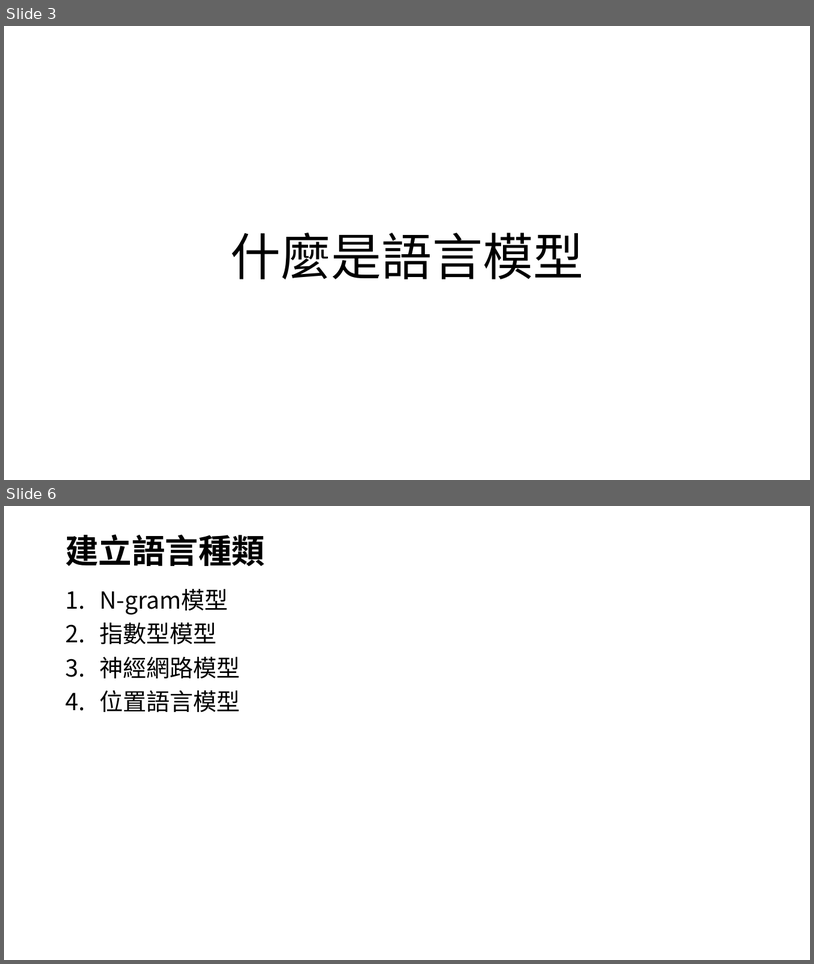
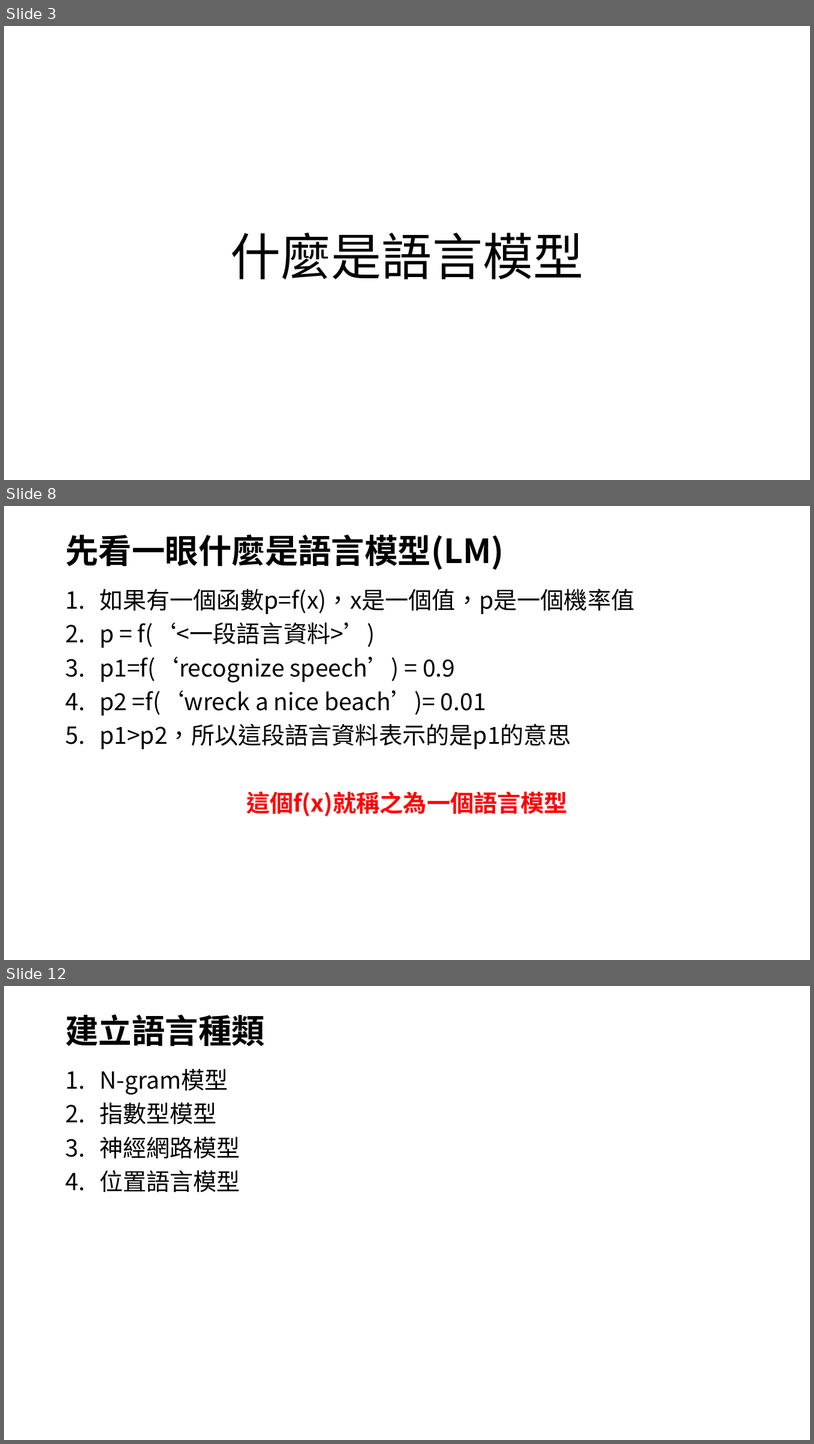
Before and after one commit to joshhu/nlp_must2022, a slide deck: lecture03.pptx. Shown one above the other, each under a label of ours: slides 3 and 6 before the commit, slides 3, 8 and 12 after it; the slides between them are not shown. The pictures are 814x964 and 814x1444 pixels, drawn with LibreOffice and Linux fonts; fonts in the diff are those of the drawing. Boxes give left, top, right and bottom in pixels: in the first picture for what was removed or moved away, otherwise in the second. Text is boxed around its words. In the diff, an @@ line names an element or a change of style, - is before the commit and + after.

```diff
--- a/lecture03.pptx
+++ b/lecture03.pptx
@@ slide 8 added at <box>4,506,810,960</box>, background #FFFFFF @@
@@ title added at <box>65,534,504,570</box>, 39.6 pt, text #000000, bold @@
+先看一眼什麼是語言模型(LM)
@@ text added at <box>99,589,635,816</box>, 28 pt, text #000000 @@
+1. 如果有一個函數p=f(x)，x是一個值，p是一個機率值
+2. p = f(‘<一段語言資料>’)
+3. p1=f(‘recognize speech’) = 0.9
+4. p2 =f(‘wreck a nice beach’)= 0.01
+5. p1>p2，所以這段語言資料表示的是p1的意思
+這個f(x)就稱之為一個語言模型
@@ what was slide 6 is now slide 12 @@
```
Also in this commit, not shown: 4 slides changed, 28 other slides added, 13 other files.
